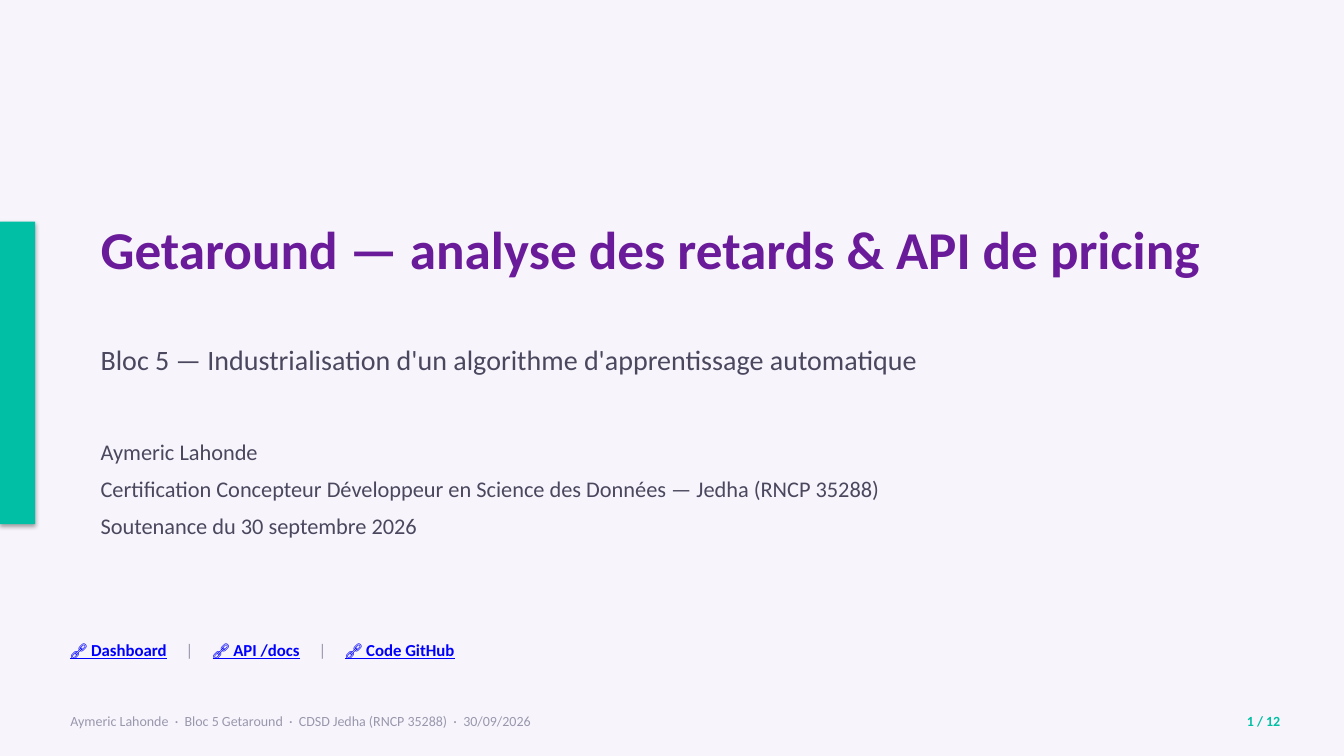
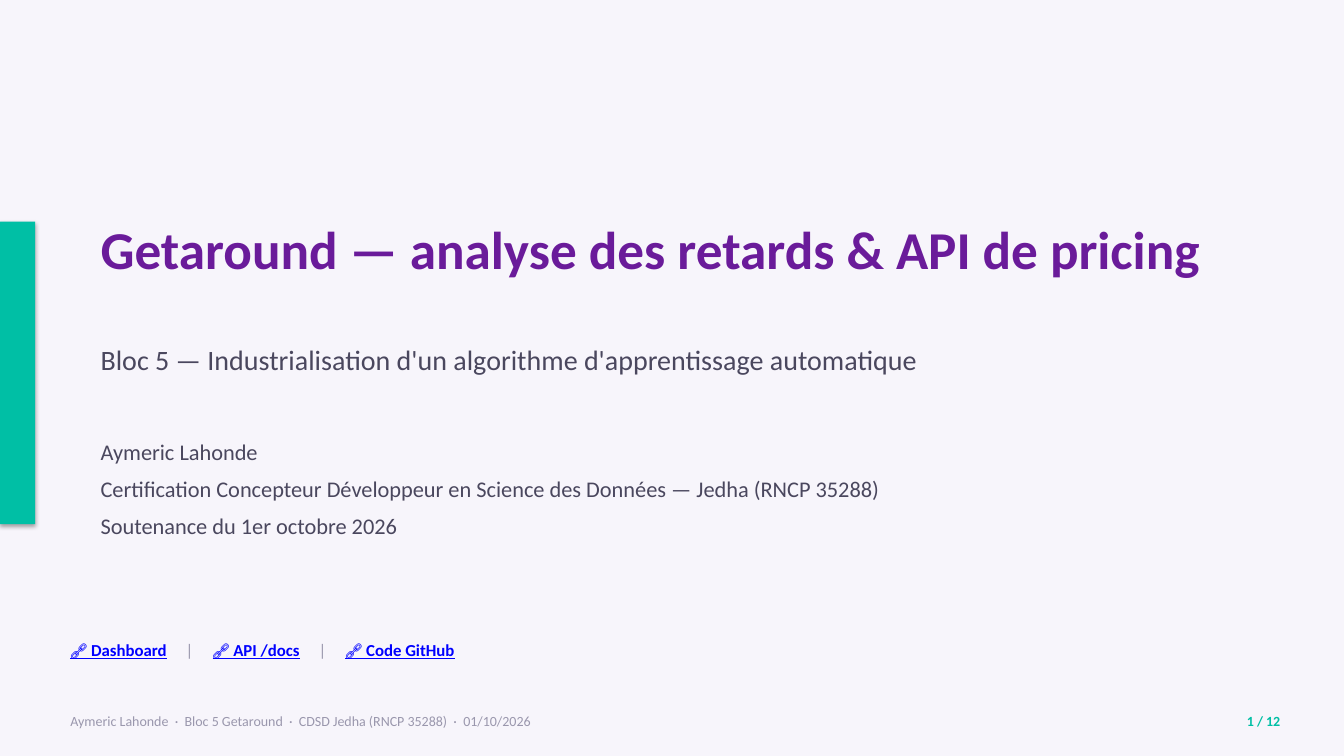
Before and after one commit to aymericlahonde-dotcom/cdsd-b5-getaround, a slide deck: slide 1 of Presentation_Getaround_Soutenance.pptx. Drawn at 1344x756 pixels with LibreOffice and Linux fonts; fonts in the diff are those of the drawing. Boxes give left, top, right and bottom in pixels: in the first picture for what was removed or moved away, otherwise in the second. Text is boxed around its words. In the diff, an @@ line names an element or a change of style, - is before the commit and + after.

Commit message:
Suppression de l'ancienne présentation, date de soutenance mise à jour

```diff
--- a/Presentation_Getaround_Soutenance.pptx
+++ b/Presentation_Getaround_Soutenance.pptx
@@ text at [101,518,397,534]: text changed @@
-Soutenance du 30 septembre 2026
+Soutenance du 1er octobre 2026
@@ text at [70,716,530,728]: text changed @@
-Aymeric Lahonde · Bloc 5 Getaround · CDSD Jedha (RNCP 35288) · 30/09/2026
+Aymeric Lahonde · Bloc 5 Getaround · CDSD Jedha (RNCP 35288) · 01/10/2026
```
Also in this commit, not shown: 11 other slides changed, 1 other file.
